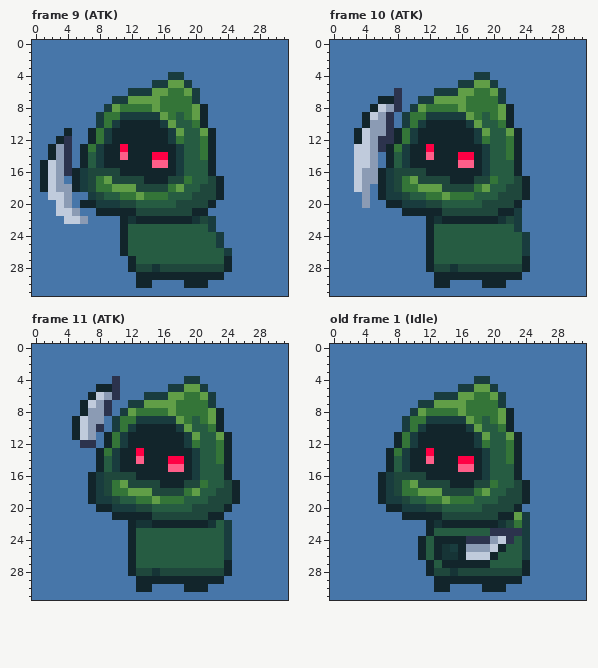
Pixel-art file: Assets/SpriteCharacters/ghoul/ghoul2.aseprite. The first picture shows the starting point.
32x32 pixels, 11 frames. Shown: frame 9 (ATK), frame 10 (ATK), frame 11 (ATK), old frame 1 (Idle). The commit also changed other frames, which this record leaves out.
Now the later version:
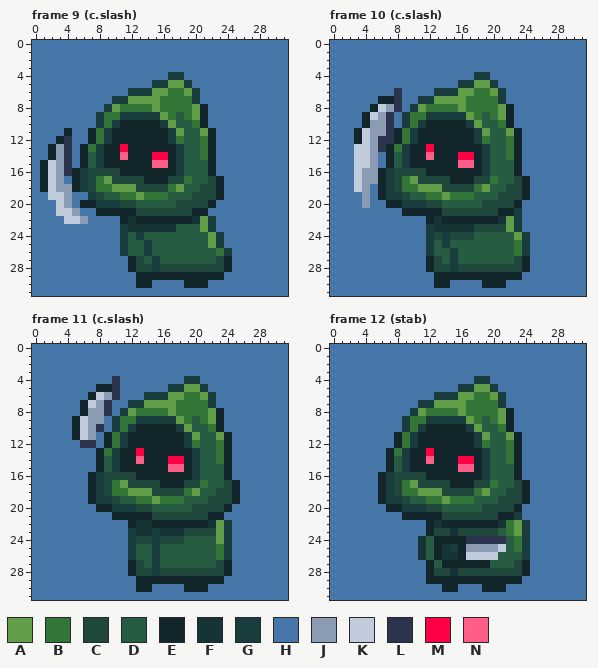
Palette (. is transparent): A #619e47  B #347538  C #1f473c  D #265c42  E #12252b  F #163436  G #193c3e  H #4776a9  J #8b9bb4  K #c0cbdc  L #2c334d  M #ff0044  N #ff5e89
A new or re-ordered frame is compared with the old frame closest to it.
What changed:
frames 11 -> 19
Frame 9 (c.slash), layers "Layer 2", "Layer 1":
y 22: x 21 C -> A
y 23: x 11..17 EDDDDDD -> GFFFFFF; x 21 D -> A
y 24: x 11 E -> G; x 13 D -> G; x 22 D -> A
y 25: x 11 E -> G; x 14 D -> G; x 22 D -> A
y 26: x 11 E -> G; x 14 D -> G; x 23 D -> B
y 27: x 13 D -> C; x 15 D -> G; x 23 D -> C
y 28: x 15 F -> G
Frame 10 (c.slash), layers "Layer 2", "Layer 1":
y 22: x 22 C -> A
y 23: x 12..22 EDDDDDDDDDD -> GFFFFFCCCCA
y 24: x 12..17 EDDDDD -> GCGCCC; x 23 D -> A
y 25: x 12 E -> G; x 14 D -> G; x 23 D -> B
y 26: x 12 E -> G; x 15 D -> G; x 23 D -> B
y 27: x 13 D -> C; x 15 D -> G; x 23 D -> C
y 28: x 15 F -> G
Frame 11 (c.slash), layer "Layer 1":
y 22: x 23 D -> A
y 23: x 12..23 EDDDDDDDDDDD -> GFFGFFFCCCCA
y 24: x 12..18 EDDDDDD -> GCCGCCC; x 23 D -> A
y 25..26: x 12 E -> G; x 15 D -> G; x 23 D -> B
y 27: x 13 D -> C; x 15 D -> G; x 23 D -> C
y 28: x 15 F -> G
Frame 12 (stab) is new; against old frame 1 (Idle), layers "Layer 2", "Layer 1":
y 21: x 23..24 AG -> GH
y 22: x 22..23 CB -> BA
y 23: x 13..23 DDDDDDDLLLL -> CCFCCCCCDBA
y 24: x 11 E -> F; x 20..23 JKLD -> LLDB
y 25: x 11 E -> F; x 20..21 KE -> JK; x 23 D -> B
y 26: x 11 E -> F; x 20 E -> K
y 27: x 23 D -> C
y 29: x 12 H -> E
y 30: x 13 E -> H; x 15 H -> E
Boxes around the changes in both pictures, in picture pixels (x1, y1, x2, y2):
changed: (200, 216, 224, 264)
changed: (120, 224, 176, 272)
changed: (426, 216, 522, 272)
changed: (128, 520, 224, 576)
changed: (418, 512, 530, 592)
